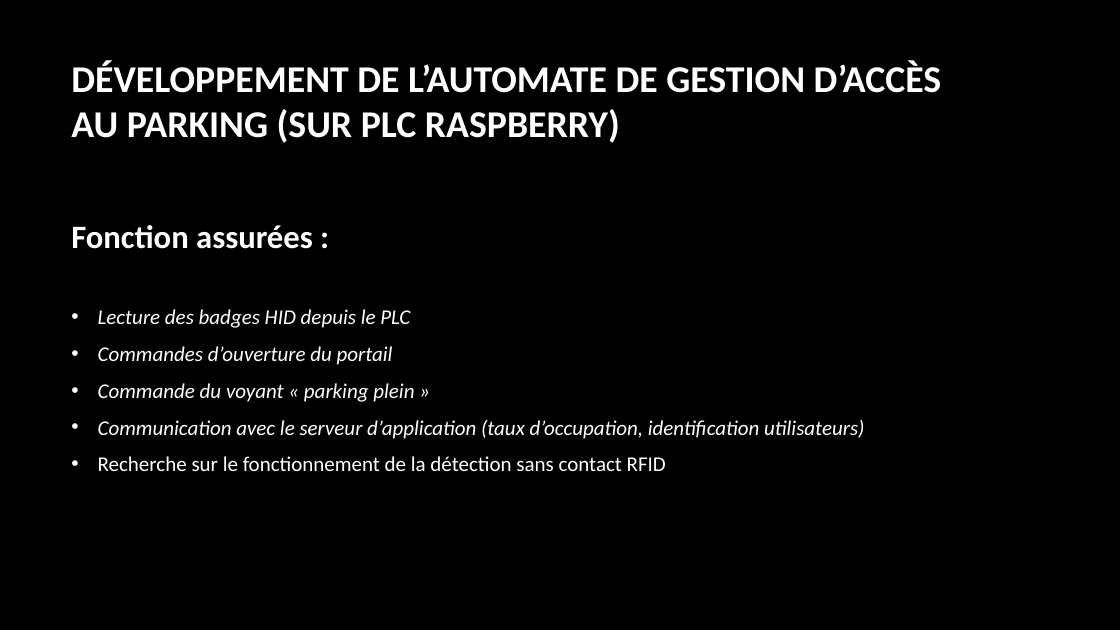
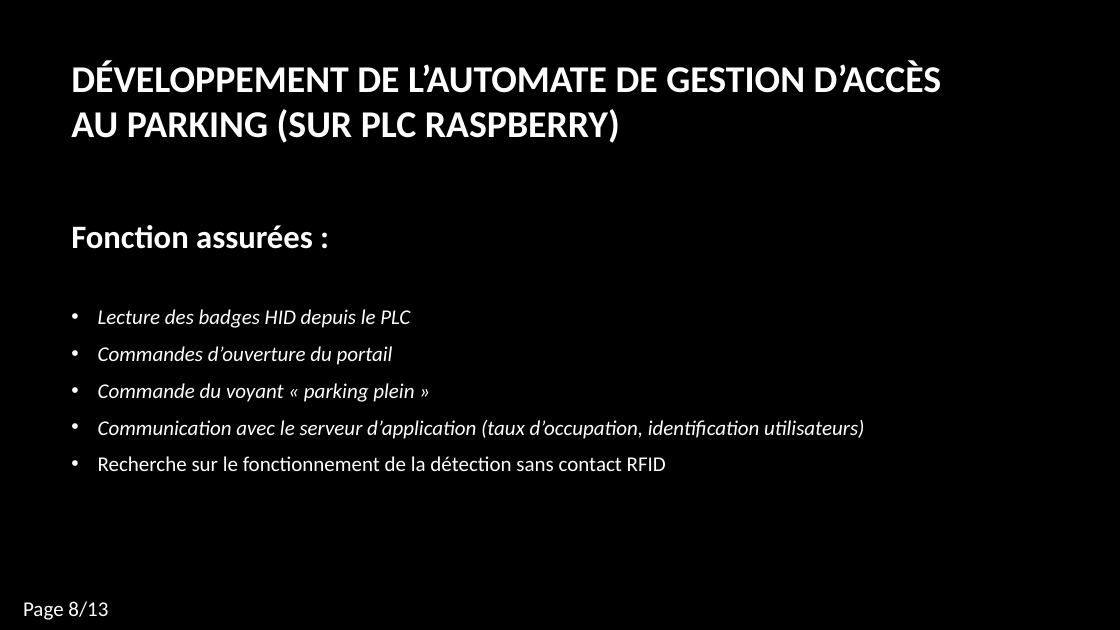
Before and after one commit to camillelahaut/SFL1-Parking-, a slide deck: slide 8 of Commun/Membres/Willy/Présentation revu de projet 1.pptx (slide 7 before the commit). Drawn at 1120x630 pixels with LibreOffice and Linux fonts; fonts in the diff are those of the drawing; background and template pictures are left out. Boxes give left, top, right and bottom in pixels: in the first picture for what was removed or moved away, otherwise in the second. Text is boxed around its words. In the diff, an @@ line names an element or a change of style, - is before the commit and + after.

```diff
--- a/Commun/Membres/Willy/Présentation revu de projet 1.pptx
+++ b/Commun/Membres/Willy/Présentation revu de projet 1.pptx
@@ text added at bbox=[23, 601, 108, 620], 18 pt, text #FFFFFF @@
+Page 8/13
```
Also in this commit, not shown: 10 other slides changed, 3 slides added, 2 slides removed.
